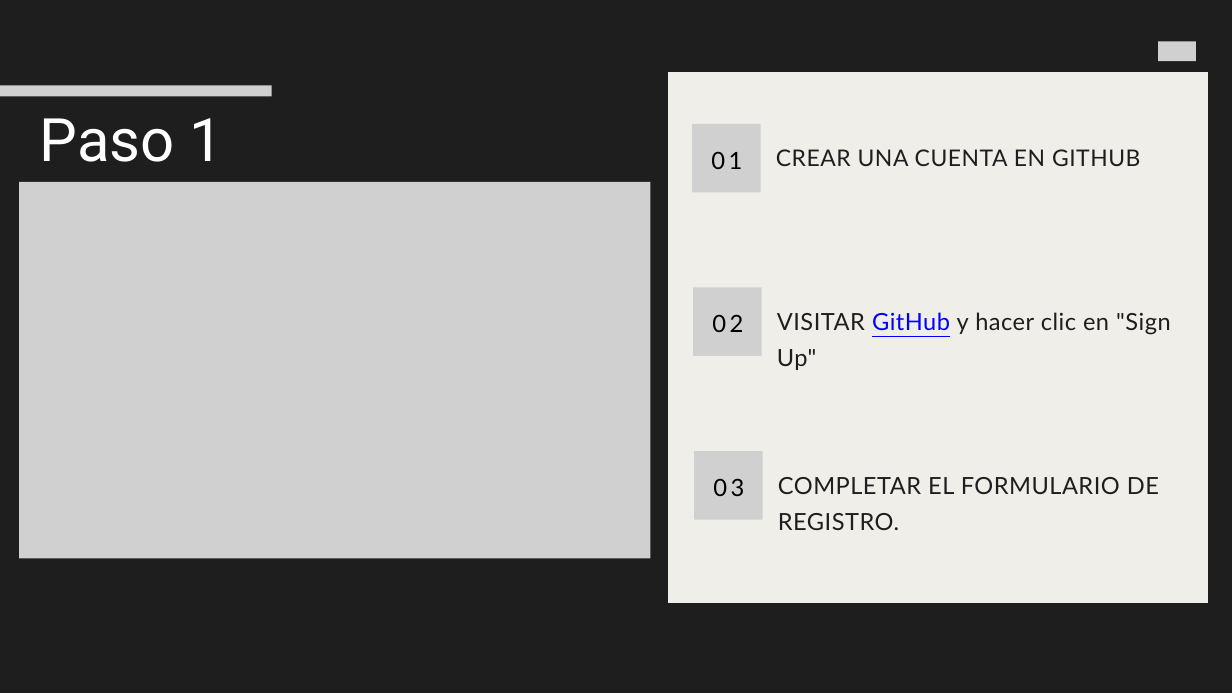
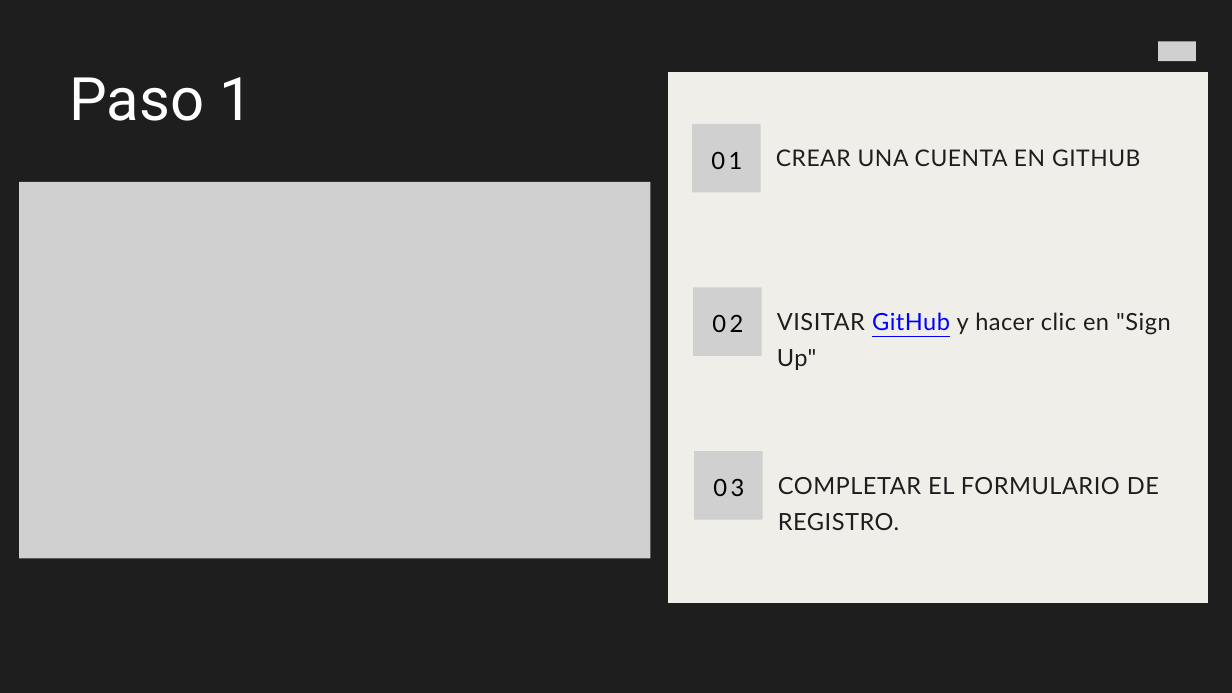
Before and after one commit to shimgen3/AvancesParaIunge, a slide deck: slide 8 of Files/ppt_Github.pptx (slide 4 before the commit). Drawn at 1232x693 pixels with LibreOffice and Linux fonts; fonts in the diff are those of the drawing; grey boxes stand for pictures; background and template pictures are left out. Boxes give left, top, right and bottom in pixels: in the first picture for what was removed or moved away, otherwise in the second. Text is boxed around its words. In the diff, an @@ line names an element or a change of style, - is before the commit and + after.

```diff
--- a/Files/ppt_Github.pptx
+++ b/Files/ppt_Github.pptx
@@ picture removed at (0, 86, 272, 97) @@
@@ text "Paso 1": place and size @@
-text "Paso 1" at (40, 118, 224, 162)
+text "Paso 1" at (69, 77, 253, 121)
```
Also in this commit, not shown: 2 other slides changed, 8 slides added, 1 slide removed.
